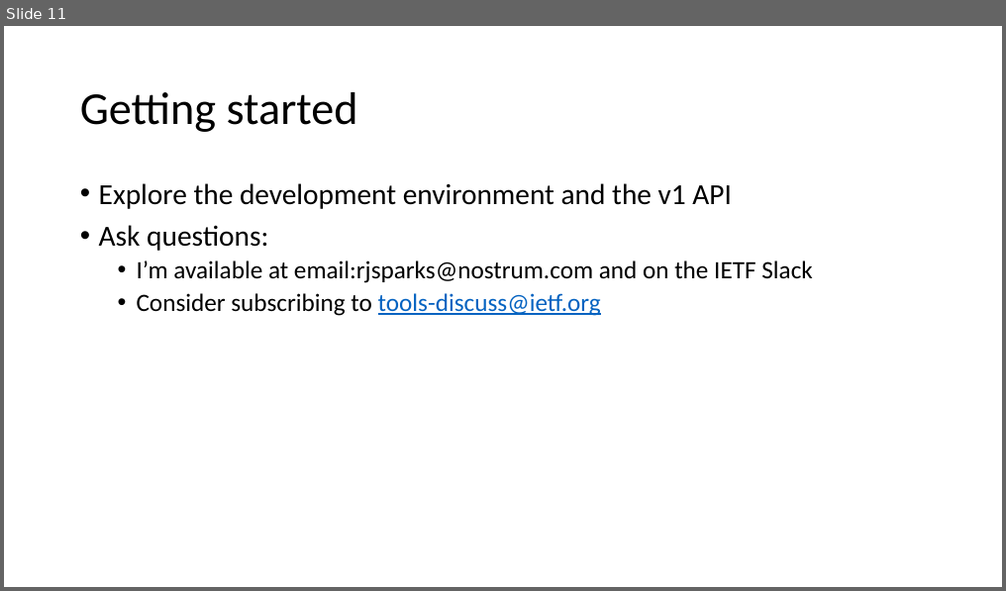
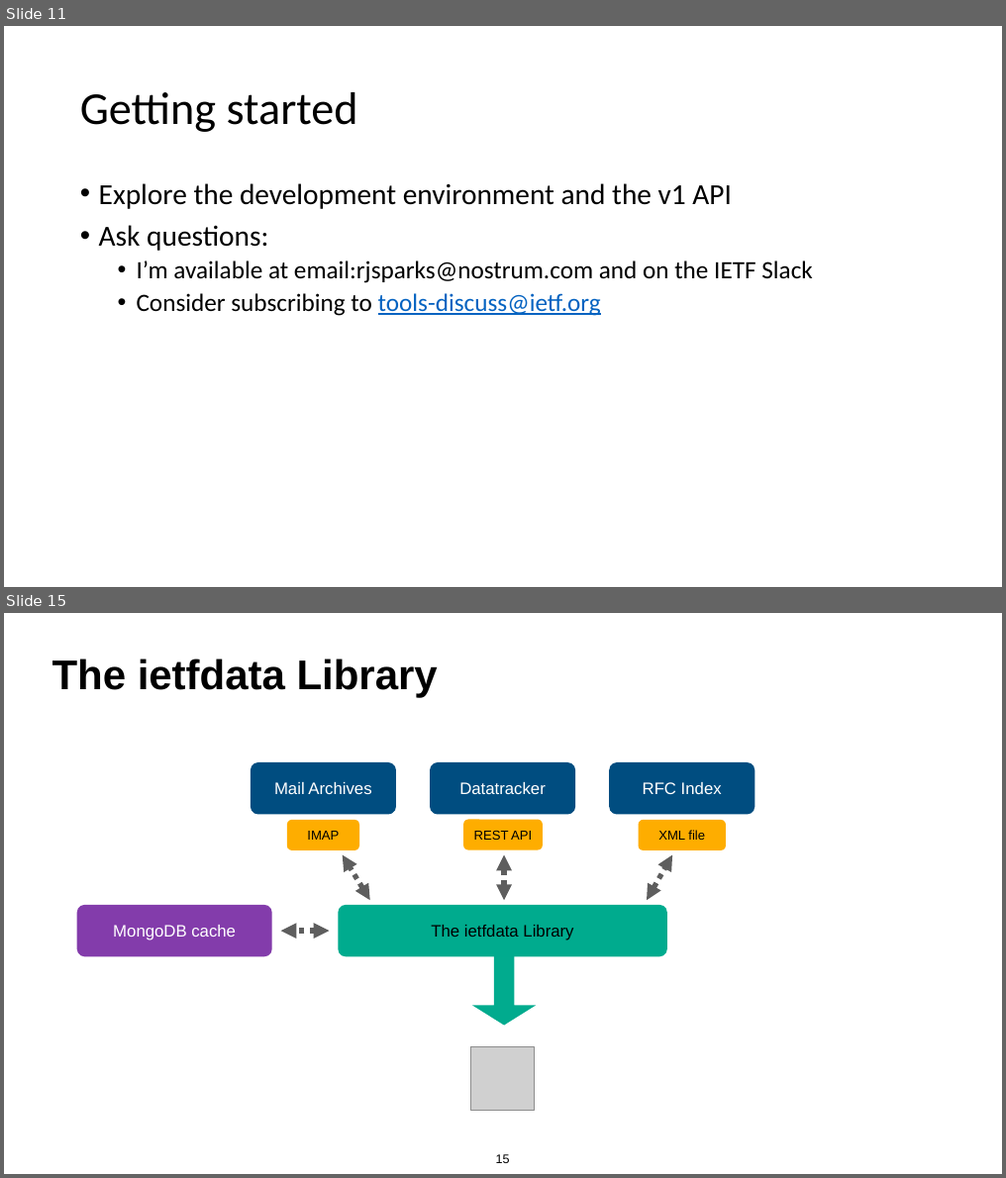
Before and after one commit to intarchboard/workshop-aid, a slide deck: slides/session1-tools/aid-session1-all.pptx. Shown one above the other, each under a label of ours: slide 11 before the commit, slides 11 and 15 after it; the slides between them are not shown. The pictures are 1006x591 and 1006x1178 pixels, drawn with LibreOffice and Linux fonts; fonts in the diff are those of the drawing; grey boxes stand for pictures. Boxes give left, top, right and bottom in pixels: in the first picture for what was removed or moved away, otherwise in the second. Text is boxed around its words. In the diff, an @@ line names an element or a change of style, - is before the commit and + after.

```diff
--- a/slides/session1-tools/aid-session1-all.pptx
+++ b/slides/session1-tools/aid-session1-all.pptx
@@ slide 15 added at (4,613,1002,1174), background #FFFFFF @@
@@ title added at (53,659,438,697), 40 pt, text #000000, bold @@
+The ietfdata Library
@@ group added at (76,762,755,1111): 8 rounded rectangles, 4 double arrows, 1 right arrow, 1 picture @@
+Mail Archives
+Datatracker
+RFC Index
+IMAP
+REST API
+XML file
+The ietfdata Library
+MongoDB cache
@@ page number added at (496,1155,510,1163), 12 pt, text #000000 @@
+15
```
Also in this commit, not shown: 14 other slides added, 1 other file.
